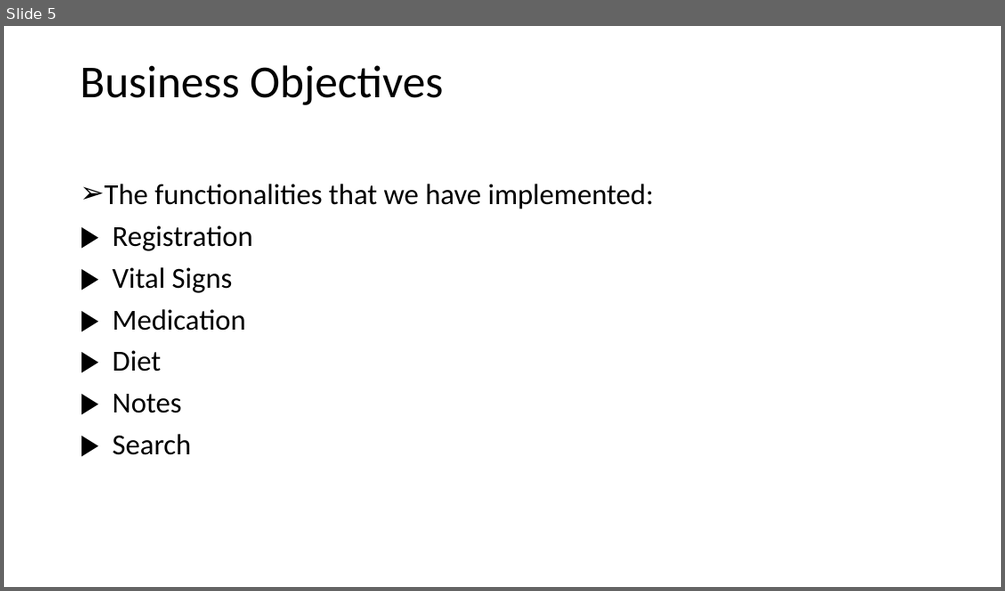
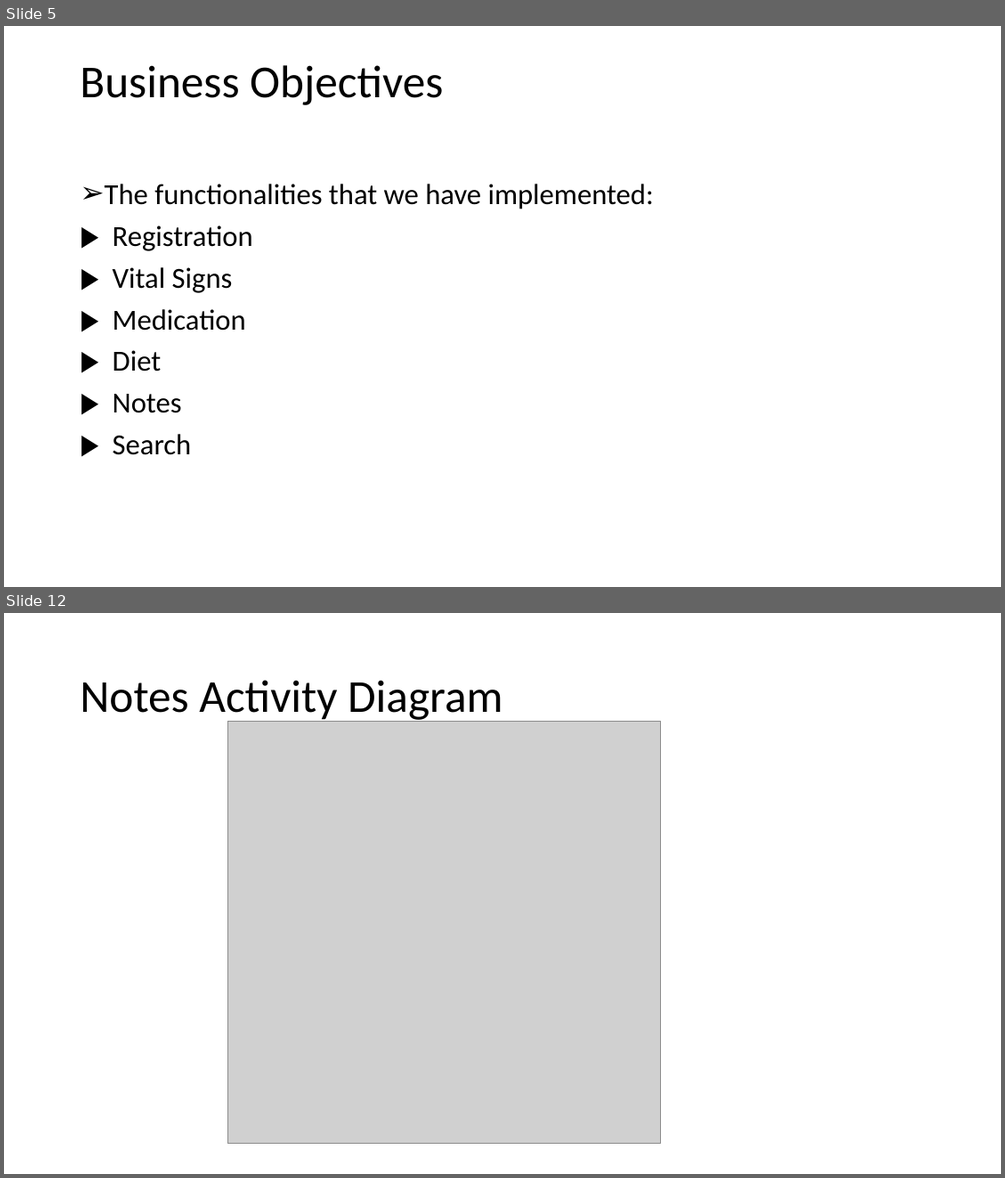
Before and after one commit to erroneouscopper/AndroidProject, a slide deck: team3_presentation.pptx. Shown one above the other, each under a label of ours: slide 5 before the commit, slides 5 and 12 after it; the slides between them are not shown. The pictures are 1005x591 and 1005x1178 pixels, drawn with LibreOffice and Linux fonts; fonts in the diff are those of the drawing; grey boxes stand for pictures. Boxes give left, top, right and bottom in pixels: in the first picture for what was removed or moved away, otherwise in the second. Text is boxed around its words. In the diff, an @@ line names an element or a change of style, - is before the commit and + after.

```diff
--- a/team3_presentation.pptx
+++ b/team3_presentation.pptx
@@ slide 12 added at <box>4,613,1001,1174</box>, background #FFFFFF @@
@@ title added at <box>80,680,502,722</box>, 44 pt, text #000000 @@
+Notes Activity Diagram
@@ picture added at <box>227,721,660,1143</box> @@
```
Also in this commit, not shown: 4 slides changed, 9 other slides added, 1 slide removed.
